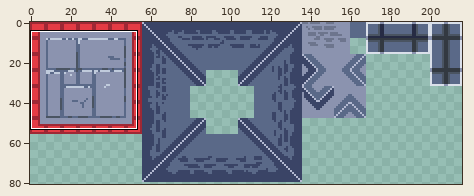
Sprite sheet: Project/Content/Sprites/Tilemap/tilemap.png. Above, an overview of the earlier version with the close-up marked.
Close-up. Before the edit:
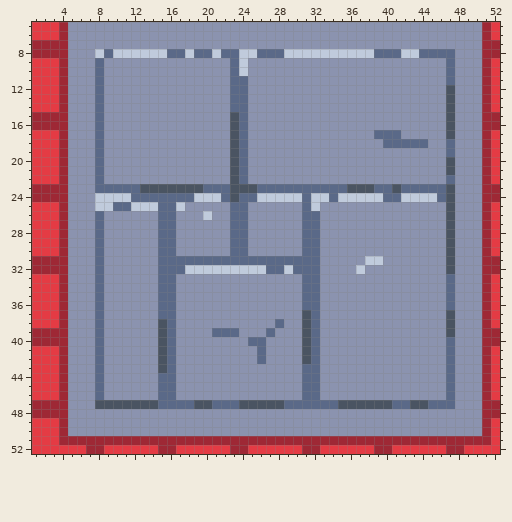
The file is 216x81 pixels. Shown: x 1..52, y 5..52.
Once edited:
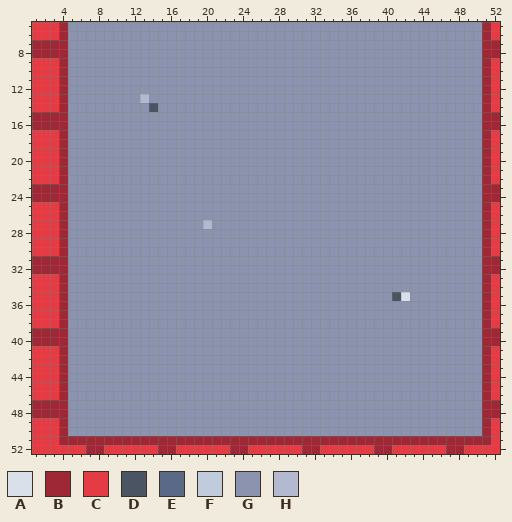
Palette (. is transparent): A #dae0ea  B #9e2835  C #e43b44  D #4a5462  E #5a6988  F #c0cbdc  G #8b93af  H #b3b9d1
From old to new:
@@ x 1..52 @@
  7 BBBBGGGGGGGGGGGGGGGGGGGGGGGGGGGGGGGGGGGGGGGGGGGGGGBB
- 8 BBBBGGGFEFFFFFFEEFEEFEEFFEEEFFFFFFFFFFEEEFFEEEEGGGBB
- 9 CCCBGGGEGGGGGGGGGGGGGGEFGGGGGGGGGGGGGGGGGGGGGGEGGGBC
-10 CCCBGGGEGGGGGGGGGGGGGGEFGGGGGGGGGGGGGGGGGGGGGGEGGGBC
-11 CCCBGGGEGGGGGGGGGGGGGGEEGGGGGGGGGGGGGGGGGGGGGGEGGGBC
-12 CCCBGGGEGGGGGGGGGGGGGGEEGGGGGGGGGGGGGGGGGGGGGGDGGGBC
-13 CCCBGGGEGGGGGGGGGGGGGGEEGGGGGGGGGGGGGGGGGGGGGGDGGGBC
-14 CCCBGGGEGGGGGGGGGGGGGGEEGGGGGGGGGGGGGGGGGGGGGGDGGGBC
-15 BBBBGGGEGGGGGGGGGGGGGGDEGGGGGGGGGGGGGGGGGGGGGGDGGGBB
-16 BBBBGGGEGGGGGGGGGGGGGGDEGGGGGGGGGGGGGGGGGGGGGGDGGGBB
-17 CCCBGGGEGGGGGGGGGGGGGGDEGGGGGGGGGGGGGGEEEGGGGGDGGGBC
-18 CCCBGGGEGGGGGGGGGGGGGGDEGGGGGGGGGGGGGGGEEEEEGGEGGGBC
-19 CCCBGGGEGGGGGGGGGGGGGGDEGGGGGGGGGGGGGGGGGGGGGGEGGGBC
-20 CCCBGGGEGGGGGGGGGGGGGGDEGGGGGGGGGGGGGGGGGGGGGGDGGGBC
-21 CCCBGGGEGGGGGGGGGGGGGGDEGGGGGGGGGGGGGGGGGGGGGGDGGGBC
-22 CCCBGGGEGGGGGGGGGGGGGGDEGGGGGGGGGGGGGGGGGGGGGGEGGGBC
-23 BBBBGGGEEEEEDDDDDDDEEEDDDEEEEEEEEEEDDDEEDEEEEEDGGGBB
-24 BBBBGGGFFFFEEEEEEEFFFEDEEFFFFFEFFEFFFFFEEFFFFEDGGGBB
-25 CCCBGGGFFEEFFFEEFGGGGGEEGGGGGGEFGGGGGGGGGGGGGGDGGGBC
-26 CCCBGGGEGGGGGGEEGGGFGGEEGGGGGGEEGGGGGGGGGGGGGGDGGGBC
-27 CCCBGGGEGGGGGGEEGGGGGGEEGGGGGGEEGGGGGGGGGGGGGGDGGGBC
-28 CCCBGGGEGGGGGGEEGGGGGGEEGGGGGGEEGGGGGGGGGGGGGGDGGGBC
-29 CCCBGGGEGGGGGGEEGGGGGGEEGGGGGGEEGGGGGGGGGGGGGGDGGGBC
-30 CCCBGGGEGGGGGGEEGGGGGGEEGGGGGGEEGGGGGGGGGGGGGGDGGGBC
-31 BBBBGGGEGGGGGGEEEEEEEEEEEEEEEEEEGGGGGFFGGGGGGGDGGGBB
-32 BBBBGGGEGGGGGGEEEFFFFFFFFFEEFEEEGGGGFGGGGGGGGGDGGGBB
-33 CCCBGGGEGGGGGGEEGGGGGGGGGGGGGGEEGGGGGGGGGGGGGGEGGGBC
-34 CCCBGGGEGGGGGGEEGGGGGGGGGGGGGGEEGGGGGGGGGGGGGGEGGGBC
-35 CCCBGGGEGGGGGGEEGGGGGGGGGGGGGGEEGGGGGGGGGGGGGGEGGGBC
-36 CCCBGGGEGGGGGGEEGGGGGGGGGGGGGGEEGGGGGGGGGGGGGGEGGGBC
-37 CCCBGGGEGGGGGGEEGGGGGGGGGGGGGGDEGGGGGGGGGGGGGGDGGGBC
-38 CCCBGGGEGGGGGGDEGGGGGGGGGGGEGGDEGGGGGGGGGGGGGGDGGGBC
-39 BBBBGGGEGGGGGGDEGGGGEEEGGGEGGGDEGGGGGGGGGGGGGGDGGGBB
-40 BBBBGGGEGGGGGGDEGGGGGGGGEEGGGGDEGGGGGGGGGGGGGGEGGGBB
-41 CCCBGGGEGGGGGGDEGGGGGGGGGEGGGGDEGGGGGGGGGGGGGGEGGGBC
-42 CCCBGGGEGGGGGGDEGGGGGGGGGEGGGGDEGGGGGGGGGGGGGGEGGGBC
-43 CCCBGGGEGGGGGGDEGGGGGGGGGGGGGGEEGGGGGGGGGGGGGGEGGGBC
-44 CCCBGGGEGGGGGGEEGGGGGGGGGGGGGGEEGGGGGGGGGGGGGGEGGGBC
-45 CCCBGGGEGGGGGGEEGGGGGGGGGGGGGGEEGGGGGGGGGGGGGGEGGGBC
-46 CCCBGGGEGGGGGGEEGGGGGGGGGGGGGGEEGGGGGGGGGGGGGGEGGGBC
-47 BBBBGGGDDDDDDDEEEEDDEEEDDDDDEEEEEEDDDDDDEEDDEEEGGGBB
+ 8 BBBBGGGGGGGGGGGGGGGGGGGGGGGGGGGGGGGGGGGGGGGGGGGGGGBB
+ 9 CCCBGGGGGGGGGGGGGGGGGGGGGGGGGGGGGGGGGGGGGGGGGGGGGGBC
+10 CCCBGGGGGGGGGGGGGGGGGGGGGGGGGGGGGGGGGGGGGGGGGGGGGGBC
+11 CCCBGGGGGGGGGGGGGGGGGGGGGGGGGGGGGGGGGGGGGGGGGGGGGGBC
+12 CCCBGGGGGGGGGGGGGGGGGGGGGGGGGGGGGGGGGGGGGGGGGGGGGGBC
+13 CCCBGGGGGGGGHGGGGGGGGGGGGGGGGGGGGGGGGGGGGGGGGGGGGGBC
+14 CCCBGGGGGGGGGDGGGGGGGGGGGGGGGGGGGGGGGGGGGGGGGGGGGGBC
+15 BBBBGGGGGGGGGGGGGGGGGGGGGGGGGGGGGGGGGGGGGGGGGGGGGGBB
+16 BBBBGGGGGGGGGGGGGGGGGGGGGGGGGGGGGGGGGGGGGGGGGGGGGGBB
+17 CCCBGGGGGGGGGGGGGGGGGGGGGGGGGGGGGGGGGGGGGGGGGGGGGGBC
+18 CCCBGGGGGGGGGGGGGGGGGGGGGGGGGGGGGGGGGGGGGGGGGGGGGGBC
+19 CCCBGGGGGGGGGGGGGGGGGGGGGGGGGGGGGGGGGGGGGGGGGGGGGGBC
+20 CCCBGGGGGGGGGGGGGGGGGGGGGGGGGGGGGGGGGGGGGGGGGGGGGGBC
+21 CCCBGGGGGGGGGGGGGGGGGGGGGGGGGGGGGGGGGGGGGGGGGGGGGGBC
+22 CCCBGGGGGGGGGGGGGGGGGGGGGGGGGGGGGGGGGGGGGGGGGGGGGGBC
+23 BBBBGGGGGGGGGGGGGGGGGGGGGGGGGGGGGGGGGGGGGGGGGGGGGGBB
+24 BBBBGGGGGGGGGGGGGGGGGGGGGGGGGGGGGGGGGGGGGGGGGGGGGGBB
+25 CCCBGGGGGGGGGGGGGGGGGGGGGGGGGGGGGGGGGGGGGGGGGGGGGGBC
+26 CCCBGGGGGGGGGGGGGGGGGGGGGGGGGGGGGGGGGGGGGGGGGGGGGGBC
+27 CCCBGGGGGGGGGGGGGGGHGGGGGGGGGGGGGGGGGGGGGGGGGGGGGGBC
+28 CCCBGGGGGGGGGGGGGGGGGGGGGGGGGGGGGGGGGGGGGGGGGGGGGGBC
+29 CCCBGGGGGGGGGGGGGGGGGGGGGGGGGGGGGGGGGGGGGGGGGGGGGGBC
+30 CCCBGGGGGGGGGGGGGGGGGGGGGGGGGGGGGGGGGGGGGGGGGGGGGGBC
+31 BBBBGGGGGGGGGGGGGGGGGGGGGGGGGGGGGGGGGGGGGGGGGGGGGGBB
+32 BBBBGGGGGGGGGGGGGGGGGGGGGGGGGGGGGGGGGGGGGGGGGGGGGGBB
+33 CCCBGGGGGGGGGGGGGGGGGGGGGGGGGGGGGGGGGGGGGGGGGGGGGGBC
+34 CCCBGGGGGGGGGGGGGGGGGGGGGGGGGGGGGGGGGGGGGGGGGGGGGGBC
+35 CCCBGGGGGGGGGGGGGGGGGGGGGGGGGGGGGGGGGGGGDAGGGGGGGGBC
+36 CCCBGGGGGGGGGGGGGGGGGGGGGGGGGGGGGGGGGGGGGGGGGGGGGGBC
+37 CCCBGGGGGGGGGGGGGGGGGGGGGGGGGGGGGGGGGGGGGGGGGGGGGGBC
+38 CCCBGGGGGGGGGGGGGGGGGGGGGGGGGGGGGGGGGGGGGGGGGGGGGGBC
+39 BBBBGGGGGGGGGGGGGGGGGGGGGGGGGGGGGGGGGGGGGGGGGGGGGGBB
+40 BBBBGGGGGGGGGGGGGGGGGGGGGGGGGGGGGGGGGGGGGGGGGGGGGGBB
+41 CCCBGGGGGGGGGGGGGGGGGGGGGGGGGGGGGGGGGGGGGGGGGGGGGGBC
+42 CCCBGGGGGGGGGGGGGGGGGGGGGGGGGGGGGGGGGGGGGGGGGGGGGGBC
+43 CCCBGGGGGGGGGGGGGGGGGGGGGGGGGGGGGGGGGGGGGGGGGGGGGGBC
+44 CCCBGGGGGGGGGGGGGGGGGGGGGGGGGGGGGGGGGGGGGGGGGGGGGGBC
+45 CCCBGGGGGGGGGGGGGGGGGGGGGGGGGGGGGGGGGGGGGGGGGGGGGGBC
+46 CCCBGGGGGGGGGGGGGGGGGGGGGGGGGGGGGGGGGGGGGGGGGGGGGGBC
+47 BBBBGGGGGGGGGGGGGGGGGGGGGGGGGGGGGGGGGGGGGGGGGGGGGGBB
 48 BBBBGGGGGGGGGGGGGGGGGGGGGGGGGGGGGGGGGGGGGGGGGGGGGGBB
Boxes around the changes in both close-ups, in picture pixels (x1, y1, x2, y2):
changed: (95, 49, 455, 409)
